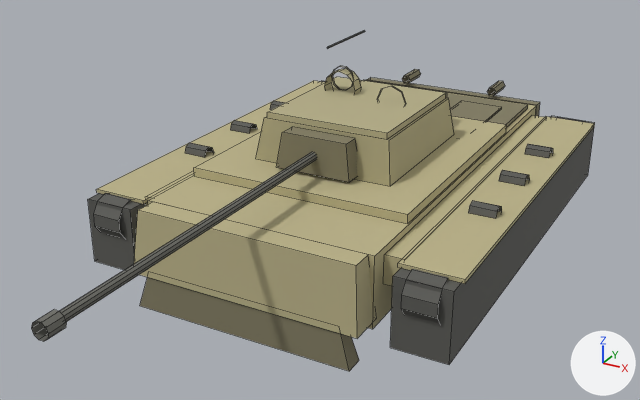
The OBJ model public/models/tiger1/tiger1.obj as it was, and as the next commit left it.
Camera for both pictures: a camera (50 mm lens) standing at (5.32, -11.18, 5.97) and looking at (0.04, -1.58, 1.17). Arrows for +X, +Y and +Z are at lower right; the lights stay in place. The picture after the commit comes second. Mesh edges are drawn as thin lines. Where no turn or scale is listed for an object, it has been applied to the vertices. Vertices at exactly the same position are counted once.

Objects in the first picture: 'tiger1'.
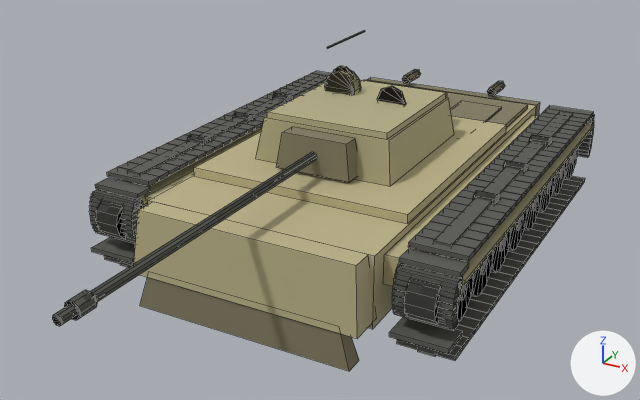
Commit message: feat: 大幅改进Tiger I/T-34模型，添加独立履带链节和轮组细节

What differs and where, as boxes (x1, y1, x2, y2) in the pictures (640 x 400 px):
'tiger1', reshaped
    before: (31, 30, 595, 371)
    after: (52, 30, 595, 371)
part 1 of me_tiger1, added
    after: (64, 290, 97, 320)
part 2 of me_tiger1, added (mostly hidden)
    after: (104, 255, 134, 266)
part 3 of me_tiger1, added
    after: (91, 237, 135, 263)
part 4 of me_tiger1, rebuilt
    before: (93, 193, 132, 237)
    after: (95, 200, 143, 239)
part 5 of me_tiger1, deleted
    before: (31, 81, 595, 365)
part 6 of me_tiger1, reshaped (mostly hidden before)
    before: (401, 117, 583, 323)
    after: (389, 106, 595, 360)
part 7 of me_tiger1, built on
    before: (230, 101, 284, 133)
    after: (89, 71, 331, 268)

The change in detail:
Material 'wheel_rubber' (mat_wheel_rubber) is new.
Its base color is (0.08, 0.08, 0.07) (dark grey #50504b).
Its roughness is 0.878.
me_tiger1 is used by ob_tiger1; location (0.0, 0.0, 0.0).
me_tiger1 had 1136 vertices, 612 faces and spanned x -2.62..2.62, y -6.56..3.65, z 0.12..2.84.
me_tiger1 now has 2944 vertices, 3040 faces and spans x -2.62..2.62, y -6.35..3.65, z 0.12..2.84.
me_tiger1 part 1: a new loose piece, a 10-sided cylinder along y spanning x -0.1..0.1, y -6.16..-5.94, z 1.73..1.93, in mat_barrel_metal (grey #6f6f69).
me_tiger1 part 2: a new loose piece, a box spanning x -2.575..-1.855, y -3.019..-2.813, z 0.276..0.336, in mat_track_metal (dark grey #595955).
me_tiger1 part 3: a new loose piece, a box spanning x -2.575..-1.855, y -3.25..-2.827, z 0.498..0.558, in mat_track_metal (dark grey #595955).
me_tiger1 part 4: the loose piece of 20 vertices spanning x -2.43..-2.0, y -3.29..-2.76, z 0.74..1.3 is rebuilt with 24 vertices and now spans x -2.39..-2.04, y -3.3..-2.74, z 0.74..1.3.
me_tiger1 part 5: 8 loose pieces with 100 vertices, spanning x -2.62..2.62, y -6.56..3.21, z 0.33..1.93, are deleted.
me_tiger1 part 6: 392 vertices removed from x 1.96..2.47, y -3.29..3.31, z 0.45..1.44; 1328 vertices added at x 1.82..2.62, y -3.3..3.32, z 0.23..1.59.
me_tiger1 part 7: 32 vertices removed from x -2.39..-2.04, y -0.12..1.32, z 1.2..1.44; 712 vertices added at x -2.62..-1.82, y -3.2..3.21, z 0.23..1.59.
Other edits to the shape of me_tiger1 do not show in these pictures.
me_tiger1 gains material mat_wheel_rubber (dark grey #50504b).
